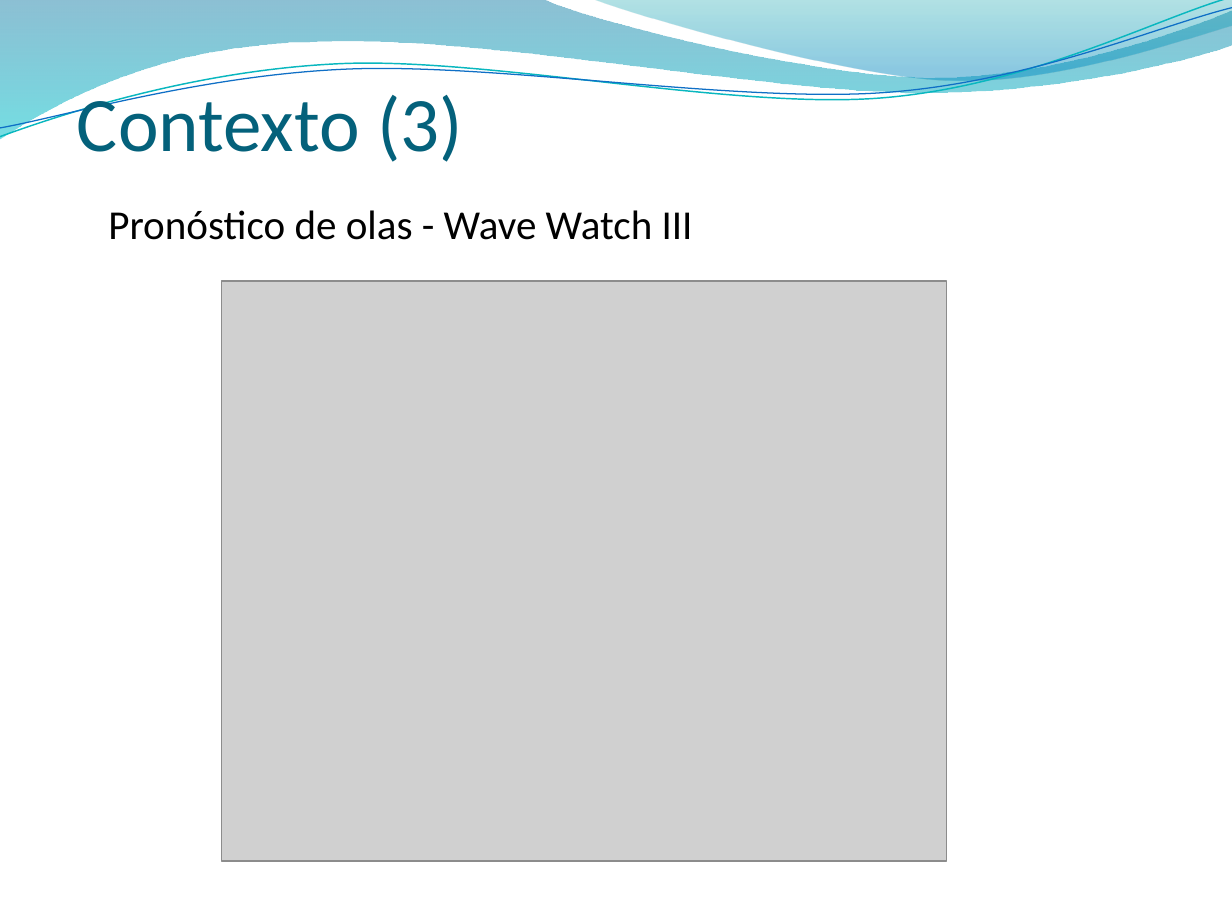
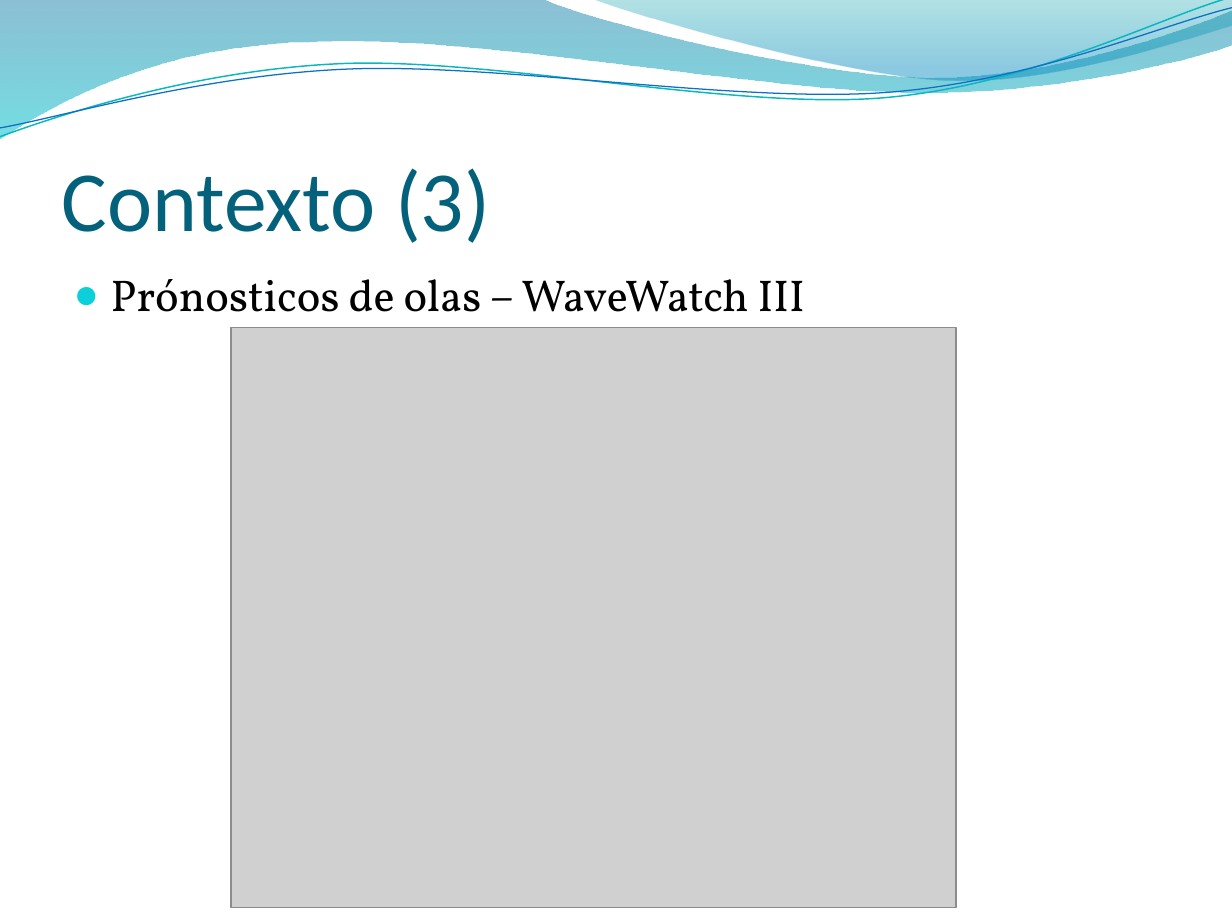
Before and after one commit to jaffadog/neuralito, a slide deck: slide 5 of neuralito/ArfGen/docs/Entregas/Informe Final/presentacion/esteban2.pptx. Drawn at 1232x924 pixels with LibreOffice and Linux fonts; fonts in the diff are those of the drawing; grey boxes stand for pictures; background and template pictures are left out. Boxes give left, top, right and bottom in pixels: in the first picture for what was removed or moved away, otherwise in the second. Text is boxed around its words. In the diff, an @@ line names an element or a change of style, - is before the commit and + after.

```diff
--- a/neuralito/ArfGen/docs/Entregas/Informe Final/presentacion/esteban2.pptx
+++ b/neuralito/ArfGen/docs/Entregas/Informe Final/presentacion/esteban2.pptx
@@ title "Contexto (3)": place and size @@
-title "Contexto (3)" at bbox=[77, 88, 463, 162]
+title "Contexto (3)" at bbox=[62, 168, 490, 243]
@@ title "Contexto (3)" at bbox=[62, 168, 490, 243]: size 45 to 50 pt @@
@@ text removed at bbox=[108, 210, 693, 240] @@
-Pronóstico de olas - Wave Watch III
@@ text added at bbox=[111, 279, 805, 331], 26 pt, text #000000 @@
+● Prónosticos de olas – WaveWatch III
@@ picture: place and size @@
-picture at bbox=[222, 281, 947, 861]
+picture at bbox=[230, 328, 956, 908]
```
Also in this commit, not shown: 21 other slides changed, 3 slides added, 1 slide removed.
